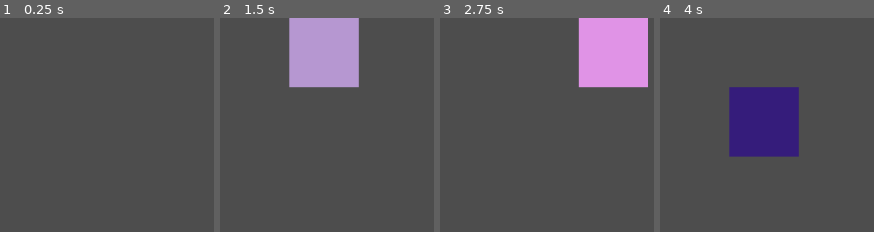
Above: before the commit, frames 1-4 (left to right).
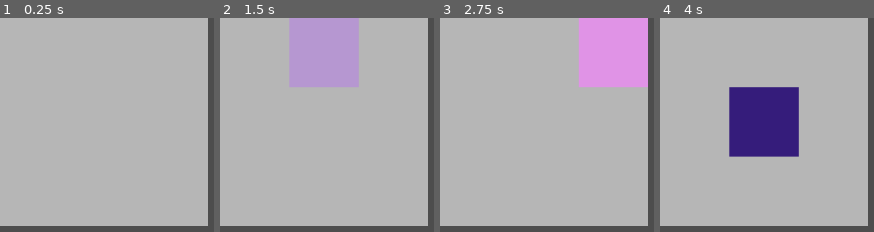
Above: after the commit, the same moments.

Repository: hhsaez/ld55
Game: Godot game, scene res://levels/duel/duel.tscn
Two runs of this game, one before a commit and one after it. Both use one fixed random seed, a clock stepped at 60 frames per second and the inputs below. The project has no main scene, so this scene is started directly.
Inputs (mouse positions are in pixels of both pictures, inside the frame that each line leads up to):
- Up to frame 1 (0.25 s): no input
- Up to frame 2 (1.5 s): tap Enter at 0.5 s; move the mouse to (254, 52) at 0.52 s; click (254, 52) at 0.67 s; tap Space at 1.25 s; move the mouse to (324, 52) at 1.27 s; click (324, 52) at 1.42 s
- Up to frame 3 (2.75 s): tap Enter at 2 s; move the mouse to (613, 52) at 2.02 s; click (613, 52) at 2.17 s
- Up to frame 4 (4 s): tap Space at 2.75 s; move the mouse to (694, 122) at 2.77 s; click (694, 122) at 2.92 s; tap Enter at 3.5 s; move the mouse to (764, 122) at 3.52 s; click (764, 122) at 3.67 s

The runs differ from the first frame. In frame 1, 94% of the frame differs, in the area x 0-98%, y 0-98%; in frame 2, 84%; in frame 3, 84%; in frame 4, 84%.

Commit message:
Select grid cells

Diff:
--- a/entities/grid/cell/cell.tscn
+++ b/entities/grid/cell/cell.tscn
@@ -19,7 +19,7 @@
 offset_bottom = 40.0
 
 [node name="Timer" type="Timer" parent="."]
-wait_time = 0.1
+wait_time = 0.001
 one_shot = true
 
 [connection signal="mouse_entered" from="Area2D" to="." method="_on_area_2d_mouse_entered"]
--- a/entities/grid/grid.gd
+++ b/entities/grid/grid.gd
@@ -1,5 +1,8 @@
 extends Node2D
 
+signal cells_selected(cells)
+
+var selected_cells = []
 
 # Called when the node enters the scene tree for the first time.
 func _ready():
@@ -8,8 +11,13 @@
 
 # Called every frame. 'delta' is the elapsed time since the previous frame.
 func _process(delta):
-	pass
+	if not Input.is_mouse_button_pressed(MOUSE_BUTTON_LEFT):
+		if selected_cells.size() >= 2:
+			cells_selected.emit(selected_cells)
+		selected_cells = []
 
-
-func _on_cell_hovered(which):
-	print("Cell hovered %s", which.name)
+func _on_cell_hovered(cell):
+	if not selected_cells.is_empty():
+		if selected_cells[selected_cells.size() - 1] == cell.name:
+			return
+	selected_cells.append(cell.name)
--- a/entities/grid/grid.tscn
+++ b/entities/grid/grid.tscn
@@ -5,6 +5,12 @@
 
 [node name="Grid" type="Node2D"]
 script = ExtResource("1_5qihb")
+
+[node name="Background" type="ColorRect" parent="."]
+offset_right = 300.0
+offset_bottom = 300.0
+mouse_filter = 2
+color = Color(0.713726, 0.713726, 0.713726, 1)
 
 [node name="Cell1" parent="." instance=ExtResource("1_b3oe1")]
 
--- /dev/null
+++ b/levels/duel/duel.gd
@@ -0,0 +1,15 @@
+extends Node2D
+
+
+# Called when the node enters the scene tree for the first time.
+func _ready():
+	pass # Replace with function body.
+
+
+# Called every frame. 'delta' is the elapsed time since the previous frame.
+func _process(delta):
+	pass
+
+
+func _on_grid_cells_selected(cells):
+	print("grid cells:", cells)
--- a/levels/duel/duel.tscn
+++ b/levels/duel/duel.tscn
@@ -1,7 +1,11 @@
-[gd_scene load_steps=2 format=3 uid="uid://hiakc5mdr7wg"]
+[gd_scene load_steps=3 format=3 uid="uid://hiakc5mdr7wg"]
 
+[ext_resource type="Script" path="res://levels/duel/duel.gd" id="1_8s8c5"]
 [ext_resource type="PackedScene" uid="uid://bumds1yeglelv" path="res://entities/grid/grid.tscn" id="1_es3kk"]
 
 [node name="Duel" type="Node2D"]
+script = ExtResource("1_8s8c5")
 
 [node name="Grid" parent="." instance=ExtResource("1_es3kk")]
+
+[connection signal="cells_selected" from="Grid" to="." method="_on_grid_cells_selected"]
